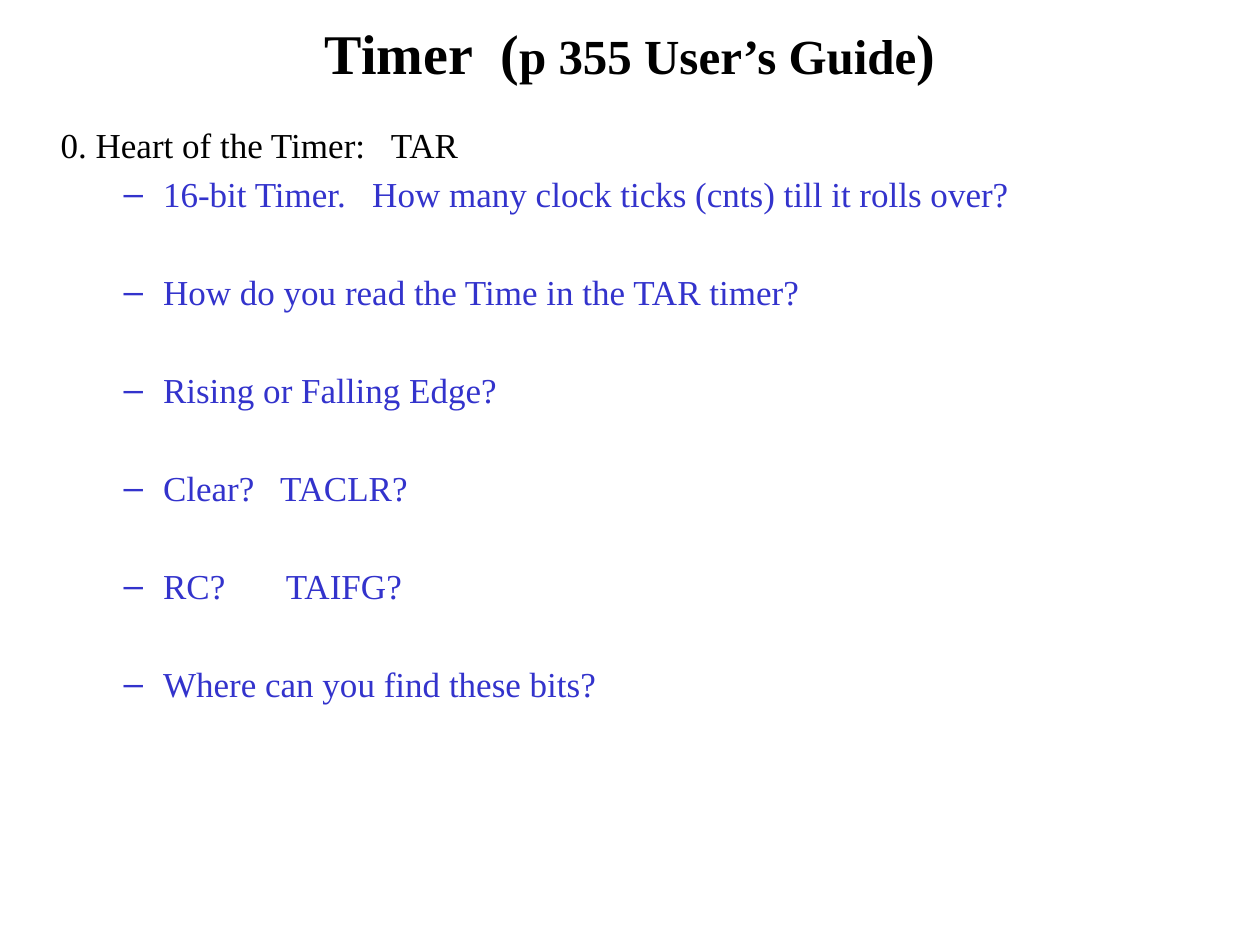
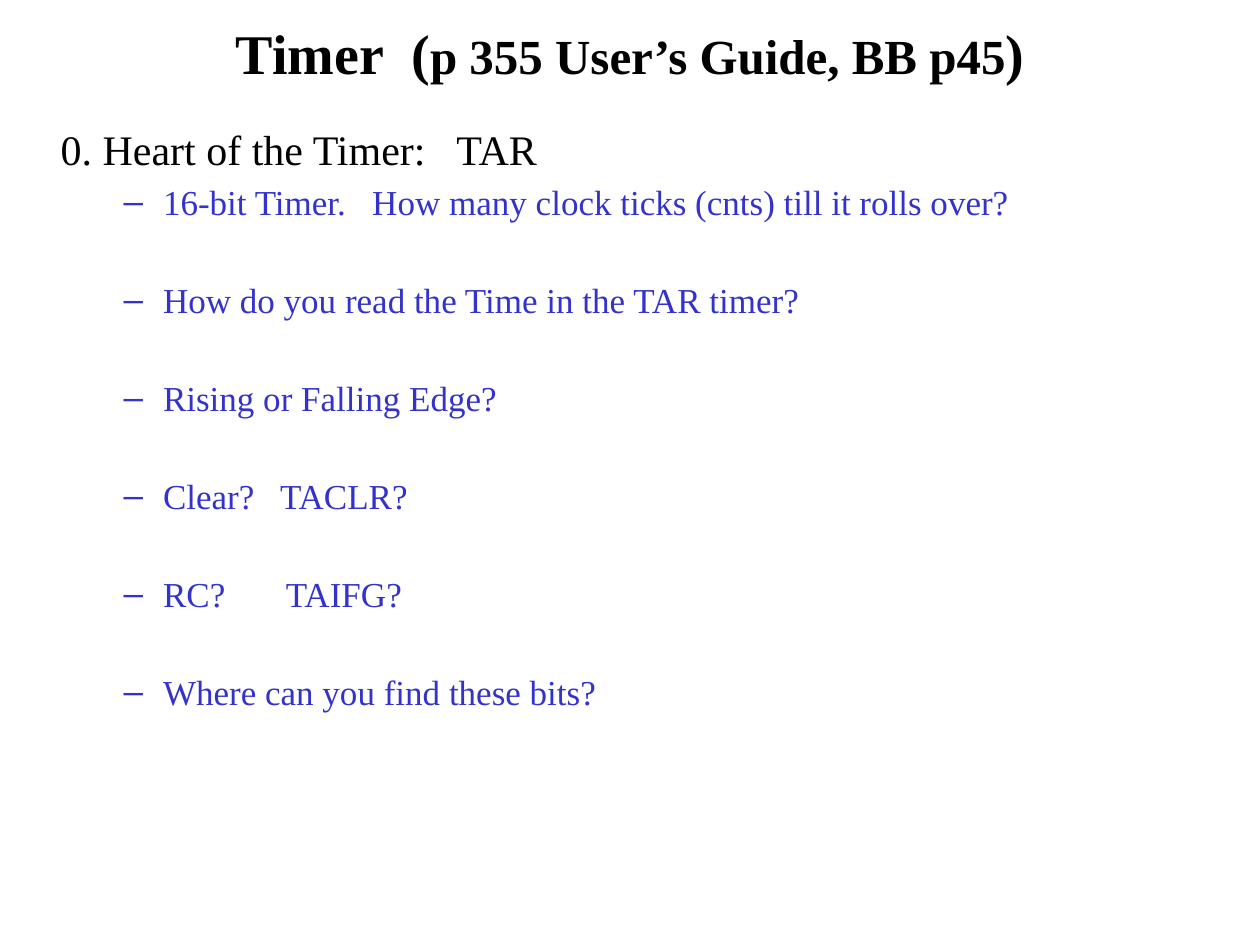
Before and after one commit to pw4rn3r/ECE382, a slide deck: slide 3 of notes/L25/Lsn25.pptx. Drawn at 1260x945 pixels with LibreOffice and Linux fonts; fonts in the diff are those of the drawing. Boxes give left, top, right and bottom in pixels: in the first picture for what was removed or moved away, otherwise in the second. Text is boxed around its words. In the diff, an @@ line names an element or a change of style, - is before the commit and + after.

```diff
--- a/notes/L25/Lsn25.pptx
+++ b/notes/L25/Lsn25.pptx
@@ title at <box>236,35,1005,84</box>: text changed @@
-Timer (p 355 User’s Guide)
+Timer (p 355 User’s Guide, BB p45)
@@ text at <box>61,135,537,166</box>: size 20 to 24 pt in "0. Heart of the Timer: TAR" @@
```
Also in this commit, not shown: 19 other slides changed, 16 slides added, 4 slides removed.
